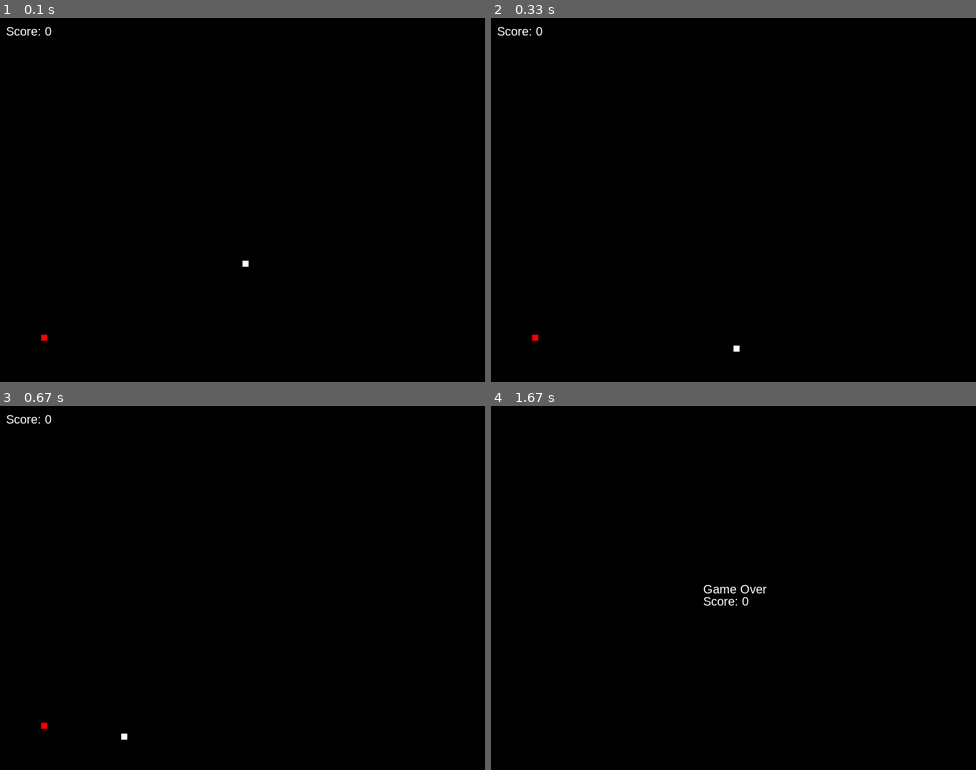
Above: before the commit, frames 1-4 (two rows, left to right).
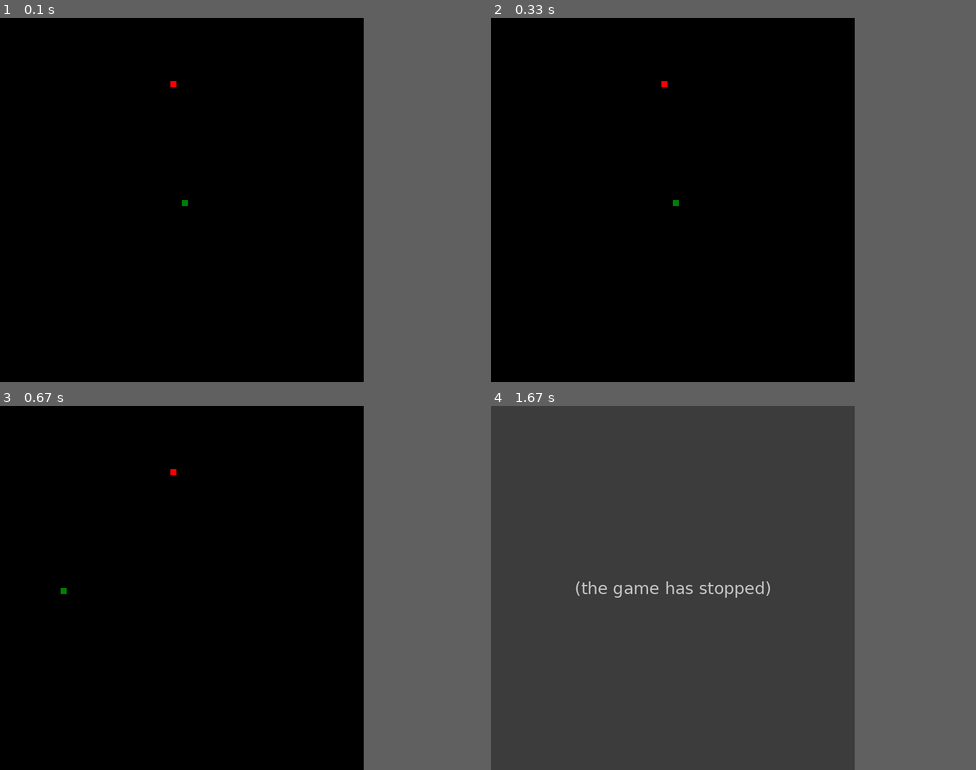
Above: after the commit, the same moments.

Repository: joelsiby02/pygamer
Game: pygame game, started from game.py
Two runs of this game, one before a commit and one after it. Both use one fixed random seed, a clock stepped at 60 frames per second and the inputs below.
Inputs:
- Up to frame 1 (0.1 s): no input
- Up to frame 2 (0.33 s): no input
- Up to frame 3 (0.67 s): hold Left from 0.33 s (still down)
- Up to frame 4 (1.67 s): release Left at 0.87 s; hold Down 0.9-1.2 s; tap Space at 1.23 s
In our replay, the window is 800x600 before the commit and 600x600 after it. These sizes can differ from the game's own. Grey fills any space a smaller window leaves; there, only what the larger window draws over its background counts as a difference.

The runs differ from the first frame. In frame 1, 0.2% of the frame differs, in the area x 1-52%, y 2-89%; in frame 2, 0.2%; in frame 3, 0.2%; in frame 4, 75%, in the area x 0-75%, y 0-100%.
After the commit the program exited at 0.83 s; later frames show no game.

Commit message:
req added

Diff:
--- a/game.py
+++ b/game.py
@@ -1,120 +1,77 @@
+
 import pygame
+import sys
 import random
 
-# Initialize pygame
-pygame.init()
+# Set up the game screen
+SCREEN_WIDTH = 600
+SCREEN_HEIGHT = 600
+FPS = 60
+SCREEN = pygame.display.set_mode((SCREEN_WIDTH, SCREEN_HEIGHT))
+CLOCK = pygame.time.Clock()
 
-# Set the screen size
-screen_width = 800
-screen_height = 600
-screen = pygame.display.set_mode((screen_width, screen_height))
+# Set up the snake
+SNAKE_SIZE = 10
+SNAKE_COLOR = (0, 255, 0)
+SNAKE_HEAD_COLOR = (0, 128, 0)
+SNAKE = [(SCREEN_WIDTH / 2, SCREEN_HEIGHT / 2)]
+SNAKE_DIRECTION = (0, 0)
 
-# Set the background color
-background_color = (0, 0, 0)
+# Set up the food
+FOOD_SIZE = 10
+FOOD_COLOR = (255, 0, 0)
+FOOD = (random.randint(0, SCREEN_WIDTH - FOOD_SIZE), random.randint(0, SCREEN_HEIGHT - FOOD_SIZE))
 
-# Set the snake's starting position and size
-snake_x = screen_width / 2
-snake_y = screen_height / 2
-snake_size = 10
-
-# Set the snake's starting direction
-snake_dx = 0
-snake_dy = 1
-
-# Set the food's starting position
-food_x = random.randint(0, screen_width - snake_size)
-food_y = random.randint(0, screen_height - snake_size)
-
-# Set the game's state
-game_state = "running"
-
-# Set the game's score
-score = 0
-
-# Set the game's font
-font = pygame.font.SysFont("Arial", 20)
+# Set up the game state
+GAME_STATE = "RUNNING"
 
 # Main game loop
-while game_state == "running":
-    # Handle events
+while GAME_STATE == "RUNNING":
+    # Check for events
     for event in pygame.event.get():
         if event.type == pygame.QUIT:
-            game_state = "quit"
+            pygame.quit()
+            sys.exit()
         elif event.type == pygame.KEYDOWN:
             if event.key == pygame.K_UP:
-                snake_dx = 0
-                snake_dy = -1
+                SNAKE_DIRECTION = (0, -SNAKE_SIZE)
             elif event.key == pygame.K_DOWN:
-                snake_dx = 0
-                snake_dy = 1
+                SNAKE_DIRECTION = (0, SNAKE_SIZE)
             elif event.key == pygame.K_LEFT:
-                snake_dx = -1
-                snake_dy = 0
+                SNAKE_DIRECTION = (-SNAKE_SIZE, 0)
             elif event.key == pygame.K_RIGHT:
-                snake_dx = 1
-                snake_dy = 0
+                SNAKE_DIRECTION = (SNAKE_SIZE, 0)
 
-    # Move the snake
-    snake_x += snake_dx * snake_size
-    snake_y += snake_dy * snake_size
+    # Update the snake's position
+    SNAKE[0] = (SNAKE[0][0] + SNAKE_DIRECTION[0], SNAKE[0][1] + SNAKE_DIRECTION[1])
 
     # Check if the snake has eaten the food
-    if snake_x == food_x and snake_y == food_y:
-        # Increase the snake's length
-        snake_size += 1
+    if SNAKE[0] == FOOD:
+        SNAKE.append((FOOD[0], FOOD[1]))
+        FOOD = (random.randint(0, SCREEN_WIDTH - FOOD_SIZE), random.randint(0, SCREEN_HEIGHT - FOOD_SIZE))
 
-        # Set the food's new position
-        food_x = random.randint(0, screen_width - snake_size)
-        food_y = random.randint(0, screen_height - snake_size)
+    # Check if the snake has hit itself or the walls
+    for i in range(1, len(SNAKE)):
+        if SNAKE[0] == SNAKE[i]:
+            GAME_STATE = "GAME OVER"
+    if SNAKE[0][0] < 0 or SNAKE[0][0] > SCREEN_WIDTH - SNAKE_SIZE or SNAKE[0][1] < 0 or SNAKE[0][1] > SCREEN_HEIGHT - SNAKE_SIZE:
+        GAME_STATE = "GAME OVER"
 
-        # Increase the score
-        score += 1
+    # Draw the game screen
+    SCREEN.fill((0, 0, 0))
+    for segment in SNAKE:
+        pygame.draw.rect(SCREEN, SNAKE_COLOR, (segment[0], segment[1], SNAKE_SIZE, SNAKE_SIZE))
+    pygame.draw.rect(SCREEN, SNAKE_HEAD_COLOR, (SNAKE[0][0], SNAKE[0][1], SNAKE_SIZE, SNAKE_SIZE))
+    pygame.draw.rect(SCREEN, FOOD_COLOR, (FOOD[0], FOOD[1], FOOD_SIZE, FOOD_SIZE))
 
-    # Check if the snake has collided with itself
-    for i in range(1, snake_size):
-        if snake_x == snake_x - i * snake_dx and snake_y == snake_y - i * snake_dy:
-            game_state = "over"
-
-    # Check if the snake has collided with the walls
-    if snake_x < 0 or snake_x > screen_width - snake_size or snake_y < 0 or snake_y > screen_height - snake_size:
-        game_state = "over"
-
-    # Draw the screen
-    screen.fill(background_color)
-    pygame.draw.rect(screen, (255, 255, 255), (snake_x, snake_y, snake_size, snake_size))
-    pygame.draw.rect(screen, (255, 0, 0), (food_x, food_y, snake_size, snake_size))
-    text = font.render("Score: " + str(score), True, (255, 255, 255))
-    screen.blit(text, (10, 10))
+    # Update the display
     pygame.display.update()
 
-# Game over screen
-if game_state == "over":
-    screen.fill(background_color)
-    text = font.render("Game Over", True, (255, 255, 255))
-    screen.blit(text, (screen_width / 2 - 50, screen_height / 2 - 10))
-    text = font.render("Score: " + str(score), True, (255, 255, 255))
-    screen.blit(text, (screen_width / 2 - 50, screen_height / 2 + 10))
-    pygame.display.update()
+    # Clock tick
+    CLOCK.tick(FPS)
 
-    # Wait for the player to press a key
-    while True:
-        for event in pygame.event.get():
-            if event.type == pygame.QUIT:
-                pygame.quit()
-                sys.exit()
-            elif event.type == pygame.KEYDOWN:
-                if event.key == pygame.K_SPACE:
-                    # Reset the game
-                    snake_x = screen_width / 2
-                    snake_y = screen_height / 2
-                    snake_size = 10
-                    snake_dx = 0
-                    snake_dy = 1
-                    food_x = random.randint(0, screen_width - snake_size)
-                    food_y = random.randint(0, screen_height - snake_size)
-                    score = 0
-                    game_state = "running"
-                    break
-
-# Quit pygame
-pygame.quit()
+# Game over
+if GAME_STATE == "GAME OVER":
+    print("Game over!")
+    pygame.quit()
+    sys.exit()
--- a/main.py
+++ b/main.py
@@ -7,7 +7,18 @@
 # Load environment variables if necessary
 load_dotenv()
 
-def build_game():
+# Function to get user input for Google API key
+def get_google_api_key():
+    st.sidebar.subheader("Enter your Google API Key")
+    google_api_key = st.sidebar.text_input("Google API Key", type="password")
+    return google_api_key
+
+# Function to configure Google API key
+def configure_google_api_key(google_api_key):
+    # You can configure the API key here
+    pass
+
+def build_game(google_api_key):
     tasks = GameTasks()
     agents = GameAgents()
 
@@ -16,6 +27,9 @@
     game = st.text_input("What is the game you would like to build? Write a prompt to describe its mechanics?")
 
     if st.button("Build Game"):
+        # Configure Google API key
+        configure_google_api_key(google_api_key)
+
         # Create Agents
         senior_engineer_agent = agents.senior_engineer_agent()
         qa_engineer_agent = agents.qa_engineer_agent()
@@ -62,7 +76,8 @@
     menu_selection = st.sidebar.radio("Navigation", ["Build Game"])
 
     if menu_selection == "Build Game":
-        build_game()
+        google_api_key = get_google_api_key()
+        build_game(google_api_key)
 
 if __name__ == "__main__":
     main()
Not shown, added: requirements.txt
